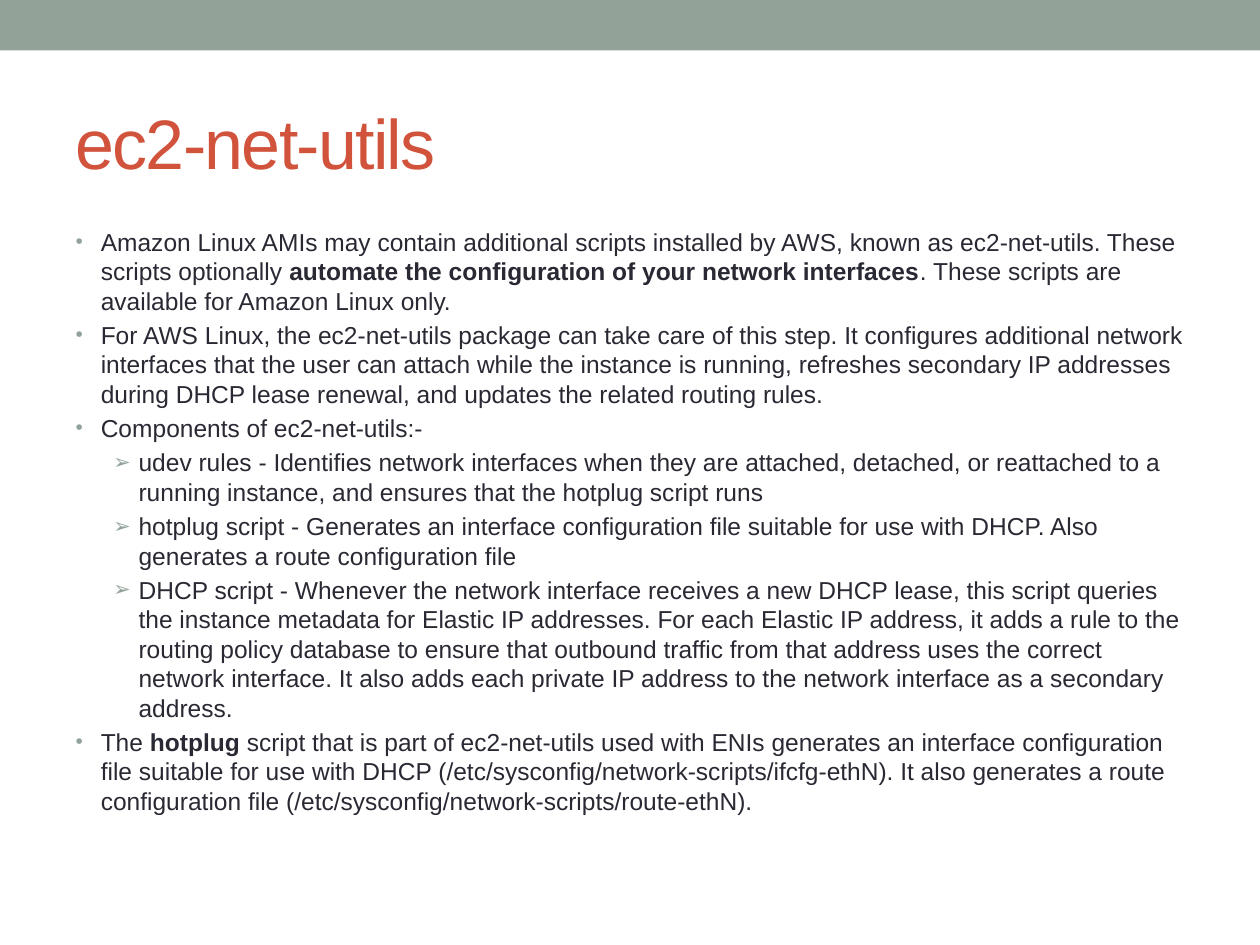
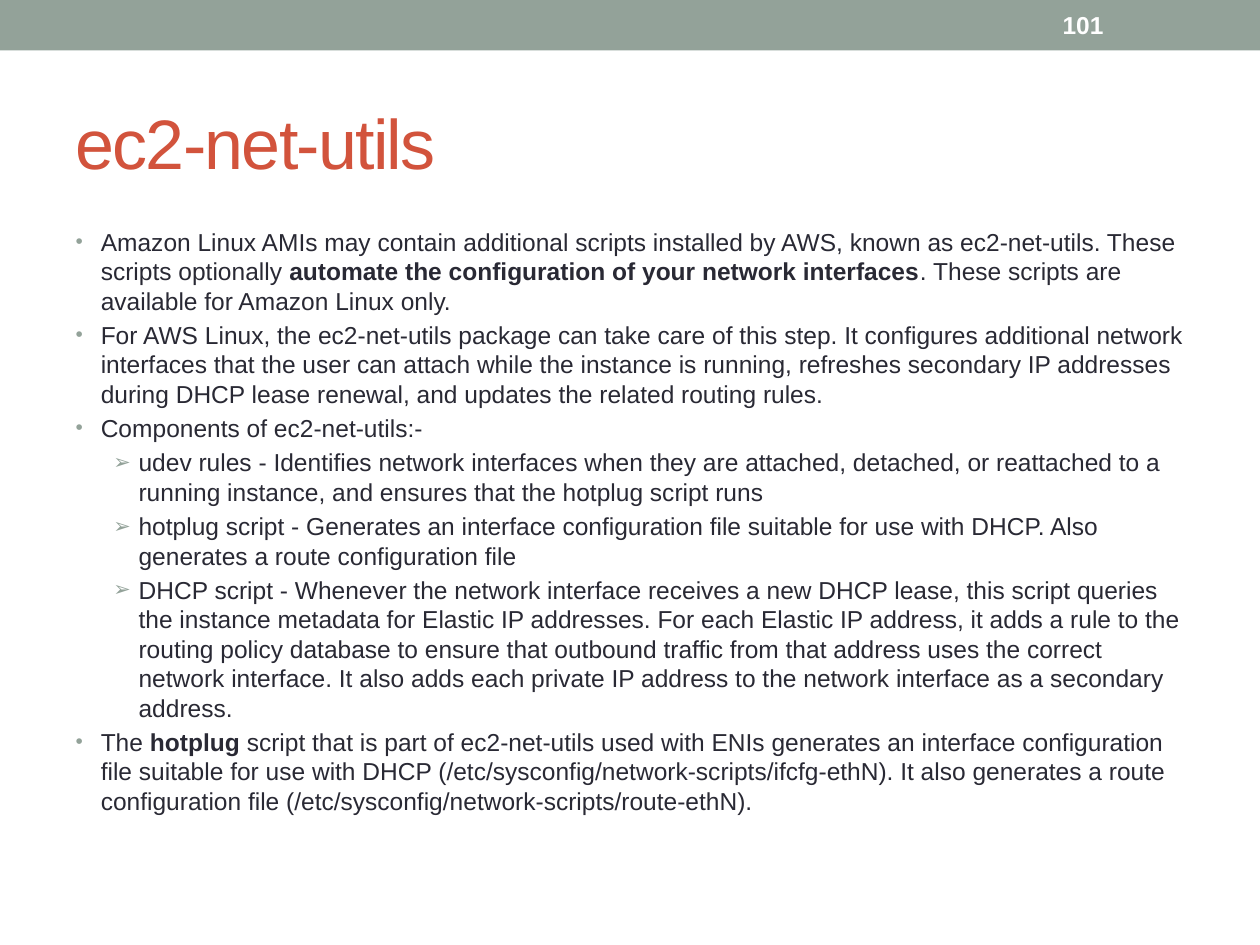
Before and after one commit to notionquest/ProjectDocumentation, a slide deck: slide 101 of AWS_Solution_Architect.pptx (slide 98 before the commit). Drawn at 1260x945 pixels with LibreOffice and Linux fonts; fonts in the diff are those of the drawing. Boxes give left, top, right and bottom in pixels: in the first picture for what was removed or moved away, otherwise in the second. Text is boxed around its words. In the diff, an @@ line names an element or a change of style, - is before the commit and + after.

```diff
--- a/AWS_Solution_Architect.pptx
+++ b/AWS_Solution_Architect.pptx
@@ page number added at (1063, 17, 1104, 34), 14 pt, text #FFFFFF, bold @@
+101
```
Also in this commit, not shown: 106 other slides changed, 4 slides added, 1 slide removed.
